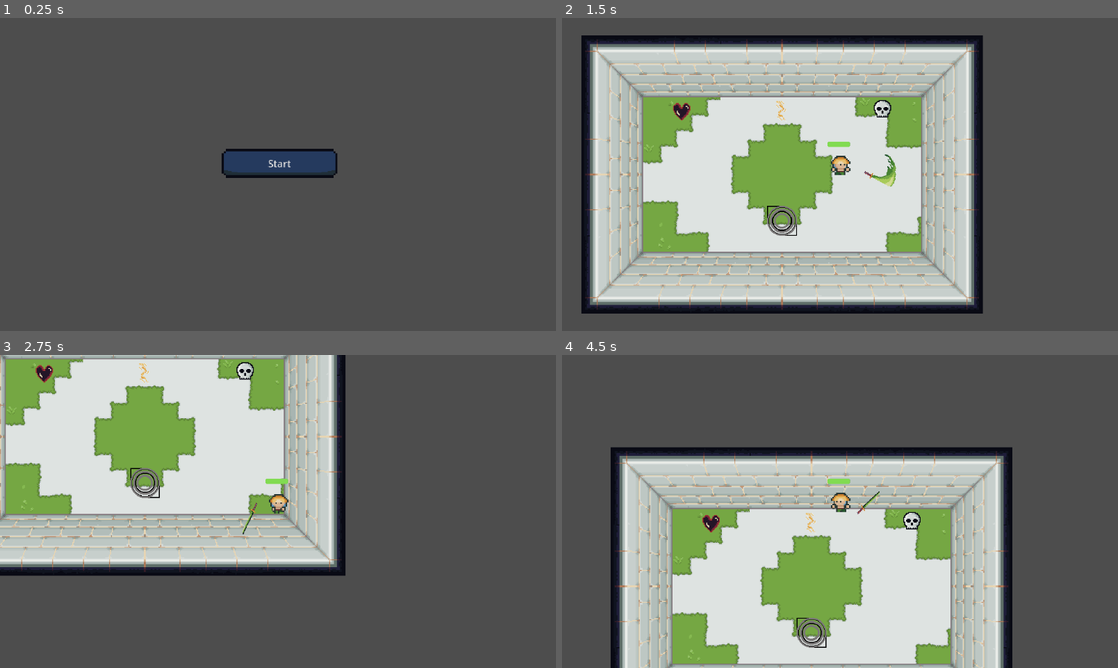
Above: before the commit, frames 1-4 (two rows, left to right).
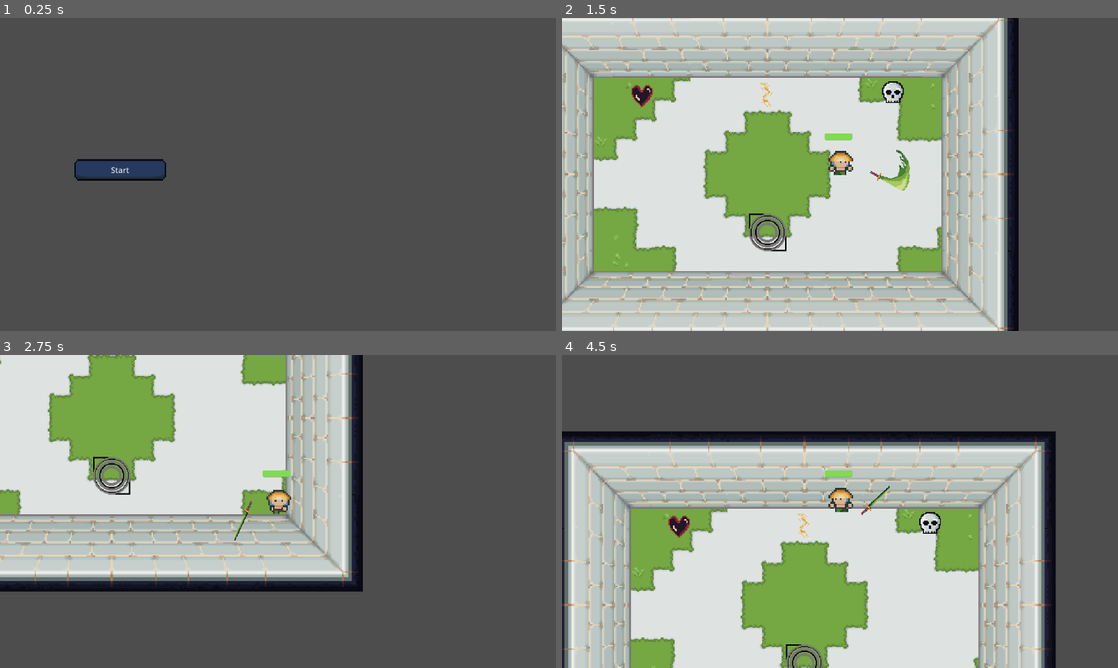
Above: after the commit, the same moments.

Repository: Filip22022/MazePrisoner
Game: Godot game, scene res://game.tscn
The game is run twice, just before and just after one commit, with the same random seed, the same clock (stepped at 60 frames per second) and the same inputs.
Inputs (mouse positions are in pixels of both pictures, inside the frame that each line leads up to):
- Up to frame 1 (0.25 s): no input
- Up to frame 2 (1.5 s): click "Start" at 0.5 s; tap Enter at 1.25 s; move the mouse to (962, 158) at 1.27 s; hold D (move_right) from 1.28 s (still down); click (962, 158) at 1.35 s
- Up to frame 3 (2.75 s): move the mouse to (166, 527) at 2.02 s; release D (move_right) at 2.03 s; hold S (move_down) from 2.03 s (still down); tap Space (Dash) at 2.1 s
- Up to frame 4 (4.5 s): move the mouse to (895, 442) at 2.77 s; release S (move_down) at 2.78 s; hold D (move_right) 2.78-3.53 s; hold E (Interact) 2.78-3.53 s; move the mouse to (812, 574) at 3.52 s; hold W (move_up) 3.53-4.28 s; click (812, 574) at 3.6 s; move the mouse to (1006, 558) at 4.27 s; hold A (move_left) from 4.28 s (still down); tap Space (Dash) at 4.35 s

The runs differ from the first frame. In frame 1, 3.0% of the frame differs, in the area x 13-61%, y 41-52%; in frame 2, 59%, in the area x 0-83%, y 0-100%; in frame 3, 26%; in frame 4, 43%.
Error before the commit: Attempt to call function 'instantiate' in base 'null instance' on a null instance. (res://UI/UIManager.gd:19)

Commit message:
Revert "Merge branch 'main' into UI"
This reverts commit 03c42e547eeaa1ce4a5fa77fe77d67a907fcdd1f, reversing
changes made to d886e959042661dfb01d88f1fe45a52f0d9f2517.

Diff:
--- a/UI/UIManager.gd
+++ b/UI/UIManager.gd
@@ -2,7 +2,6 @@
 extends CanvasLayer
 
 signal exit_game
-signal game_restarted
 
 var isPaused: bool = false:
 	get:
@@ -23,7 +22,6 @@
 
 	pause_menu.resume.connect(toggle_pause_menu)
 	pause_menu.exit_game.connect(on_game_exit)
-	pause_menu.restart_game.connect(restart_game)
 
 func _input(event):
 	if(event.is_action_pressed("pause")):
@@ -41,11 +39,6 @@
 func start_game():
 	pass
 
-func restart_game():
-	if isPaused:
-		toggle_pause_menu()
-	game_restarted.emit()
-
 func start_run():
 	timer.show()
 	timer.start(3)
--- a/UI/pause_menu/pause_menu.gd
+++ b/UI/pause_menu/pause_menu.gd
@@ -2,7 +2,6 @@
 
 signal resume
 signal exit_game
-signal restart_game
 
 func _ready():
 	self.hide()
@@ -13,7 +12,3 @@
 
 func _on_quit_pressed():
 	exit_game.emit()
-
-
-func _on_restart_pressed():
-	restart_game.emit()
--- a/UI/pause_menu/pause_menu.tscn
+++ b/UI/pause_menu/pause_menu.tscn
@@ -35,13 +35,12 @@
 anchor_top = 0.5
 anchor_right = 0.5
 anchor_bottom = 0.5
-offset_left = -64.0
-offset_top = -64.0
-offset_right = 34.0
-offset_bottom = 63.0
+offset_left = -43.0
+offset_top = -38.0
+offset_right = 43.0
+offset_bottom = 38.0
 grow_horizontal = 2
 grow_vertical = 2
-scale = Vector2(1.30105, 1.01664)
 
 [node name="Label" type="Label" parent="Panel/VBoxContainer"]
 texture_filter = 2
@@ -51,21 +50,13 @@
 
 [node name="Resume" type="Button" parent="Panel/VBoxContainer"]
 layout_mode = 2
-theme = ExtResource("2_x6fvk")
-theme_override_font_sizes/font_size = 18
+theme_override_font_sizes/font_size = 20
 text = "Resume"
-
-[node name="Restart" type="Button" parent="Panel/VBoxContainer"]
-layout_mode = 2
-theme = ExtResource("2_x6fvk")
-text = "Restart"
 
 [node name="Quit" type="Button" parent="Panel/VBoxContainer"]
 layout_mode = 2
-theme = ExtResource("2_x6fvk")
-theme_override_font_sizes/font_size = 18
+theme_override_font_sizes/font_size = 20
 text = "Quit"
 
 [connection signal="pressed" from="Panel/VBoxContainer/Resume" to="." method="_on_resume_pressed"]
-[connection signal="pressed" from="Panel/VBoxContainer/Restart" to="." method="_on_restart_pressed"]
 [connection signal="pressed" from="Panel/VBoxContainer/Quit" to="." method="_on_quit_pressed"]
--- a/autoloads/game_state.gd
+++ b/autoloads/game_state.gd
@@ -1,14 +1,10 @@
 extends Node
 
 var run_in_progress: bool
-var maze_size: int
+var maze_size: int = 3
 
 func _init():
 	run_in_progress = false
-	maze_size = 3
-
-func restart():
-	_init()
 
 func end_run():
 	run_in_progress = false
--- a/autoloads/player_info.gd
+++ b/autoloads/player_info.gd
@@ -18,10 +18,6 @@
 	StatNames.damage: {"base_value": 10, "current_value": 10, "multiplier": 1},
 }
 
-func restart():
-	for stat_name in StatNames.values():
-		Stats[stat_name]["current_value"] = Stats[stat_name]["base_value"]
-	coins = 0
 
 func get_player():
 	if self.player_reference:
--- a/game.gd
+++ b/game.gd
@@ -7,9 +7,7 @@
 	scene_manager.run_ended_won.connect(win_run)
 	scene_manager.run_ended_lost.connect(loose_run)
 	scene_manager.run_started.connect(start_run)
-	scene_manager.game_start.connect(start_game)
 	ui_manager.exit_game.connect(exit_game)
-	ui_manager.game_restarted.connect(restart_game)
 
 func start_game():
 	scene_manager.start_game()
@@ -30,11 +28,6 @@
 	scene_manager.end_game.call_deferred()
 	ui_manager.end_game.call_deferred()
 
-func restart_game():
-	GameState.restart()
-	PlayerInfo.restart()
-	get_tree().reload_current_scene()
-
 func exit_game():
 	get_tree().quit()
 
--- a/game.tscn
+++ b/game.tscn
@@ -40,4 +40,5 @@
 offset_left = 1.0
 offset_right = 1.0
 
+[connection signal="start_game" from="SceneManager/StartMenu" to="." method="start_game"]
 [connection signal="timeout" from="UIManager/GameTimer" to="." method="loose_run"]
--- a/player/player.tscn
+++ b/player/player.tscn
@@ -418,8 +418,8 @@
 shape = SubResource("CapsuleShape2D_5xh3s")
 
 [node name="Camera2D" type="Camera2D" parent="."]
-scale = Vector2(2.0223, 0.707917)
-zoom = Vector2(2, 2)
+scale = Vector2(0.707917, 0.707917)
+zoom = Vector2(2.5, 2.5)
 position_smoothing_speed = 30.0
 
 [node name="dash_timer" type="Timer" parent="."]
--- a/scenes/SceneManager.gd
+++ b/scenes/SceneManager.gd
@@ -4,7 +4,6 @@
 signal run_ended_won
 signal run_ended_lost
 signal run_started
-signal game_start
 
 var _current_scene: Scene = null
 var _rooms = []
@@ -14,7 +13,6 @@
 
 func _ready():
 	_current_scene = $StartMenu
-	_current_scene.start_game.connect(func(): game_start.emit())
 	_player_manager.player_death.connect(func(): run_ended_lost.emit())
 
 func start_game():
--- a/scenes/menus/start_menu.tscn
+++ b/scenes/menus/start_menu.tscn
@@ -7,11 +7,10 @@
 script = ExtResource("1_bhxf0")
 
 [node name="MarginContainer" type="MarginContainer" parent="."]
-offset_left = 448.0
-offset_top = 128.0
-offset_right = 652.0
-offset_bottom = 388.0
-scale = Vector2(1.25901, 1.31956)
+offset_left = 144.0
+offset_top = 183.0
+offset_right = 348.0
+offset_bottom = 443.0
 
 [node name="VBoxContainer" type="VBoxContainer" parent="MarginContainer"]
 layout_mode = 2
